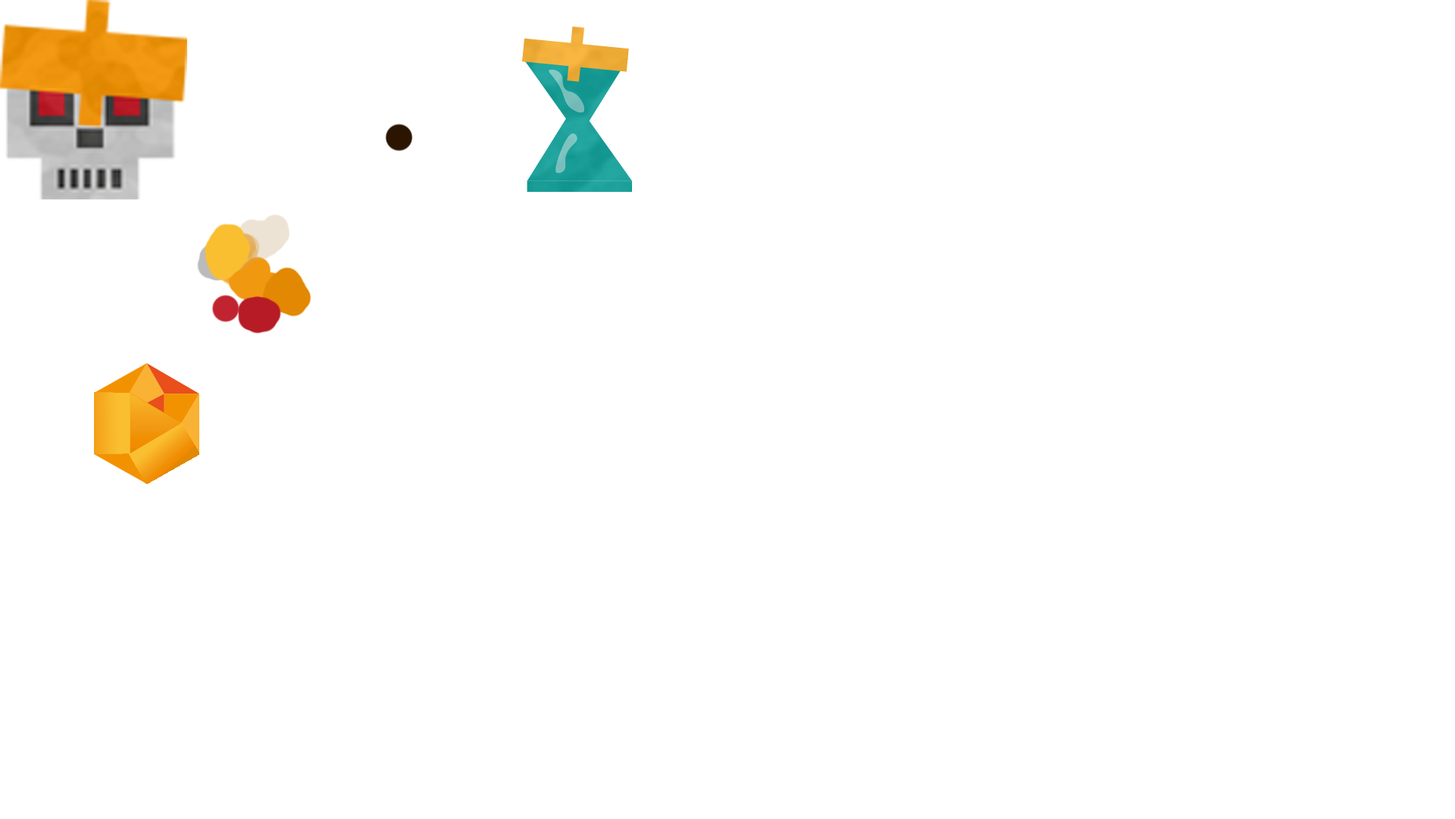
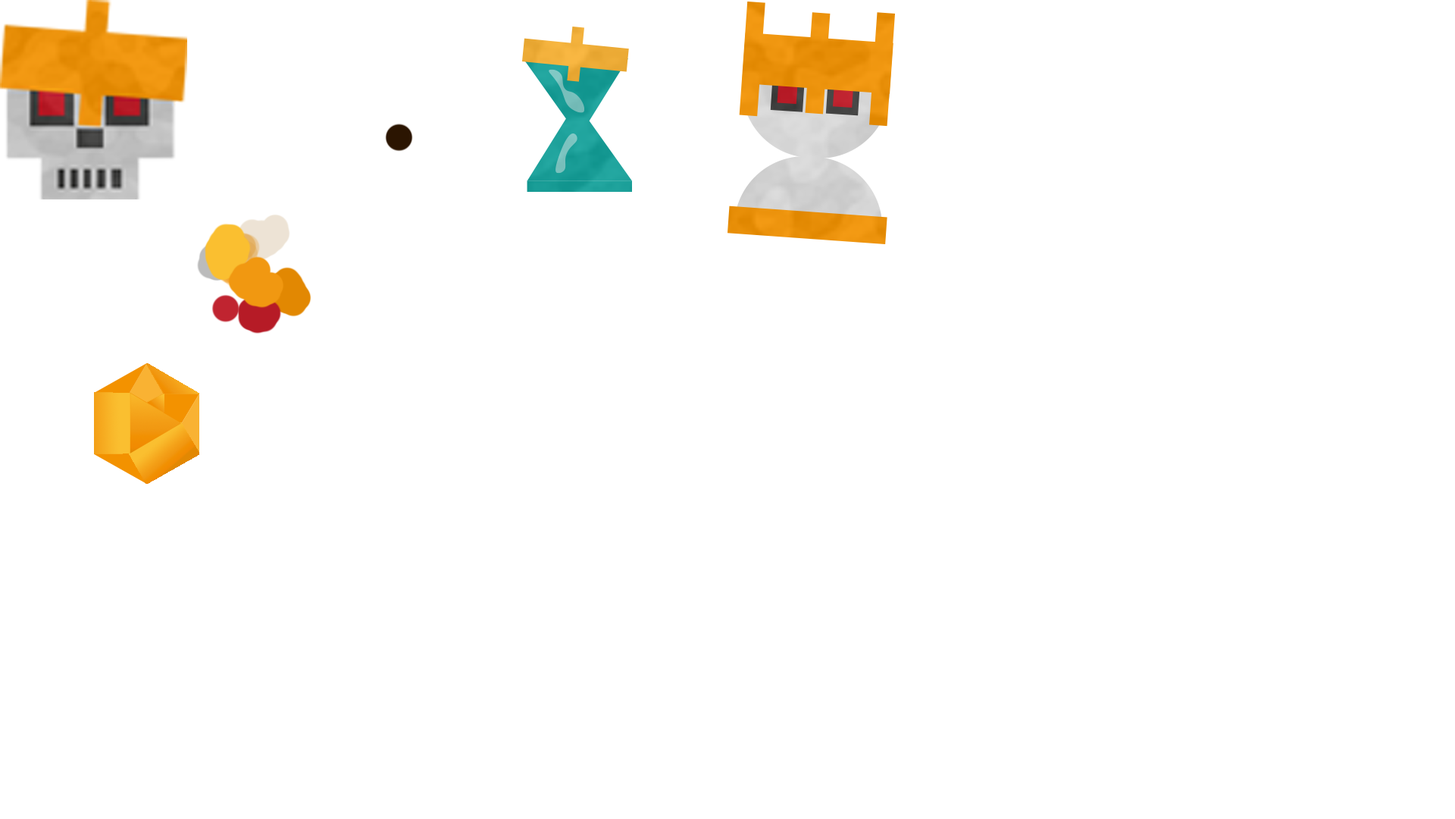
Layered file, before and after one edit (w=1455, h=819). Changes by layer:
painted on "Oui" over left=146, top=363, right=200, bottom=413
added layer "Calque 6" above "CrystalBase" over left=727, top=1, right=896, bottom=245
moved "CrystalBase" above "Calque 4" over left=146, top=256, right=284, bottom=413
